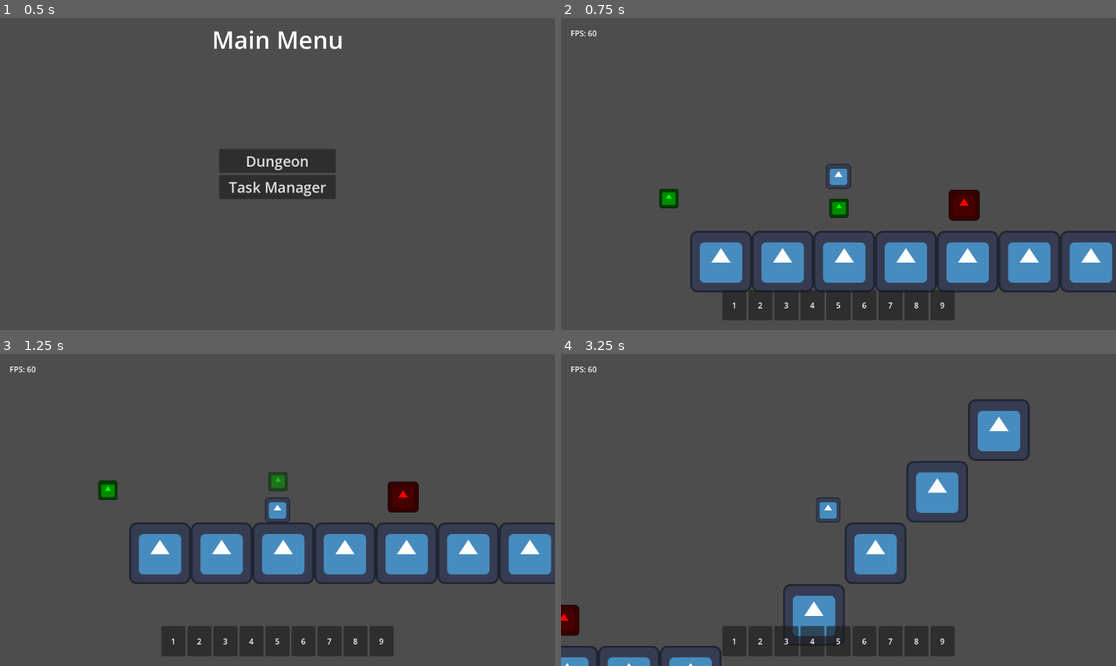
Above: before the commit, frames 1-4 (two rows, left to right).
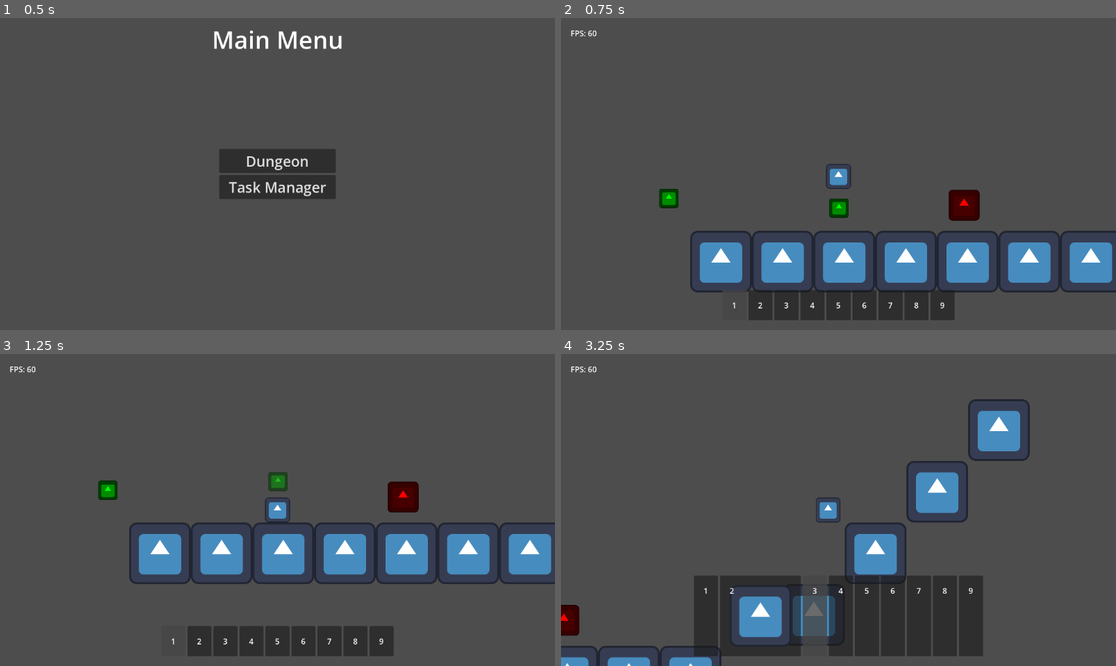
Above: after the commit, the same moments.

Repository: TheHumanMRP/RPG-Life-Tracker
Game: Godot game, scene res://Folders/Systems/Main/Scenes/main_scene.tscn
Same seed, same stepped clock (60 frames per second), same inputs: the game is played once before the commit and once after it. The engine's default icon, where the game draws it, is replaced by a stand-in: a white triangle on a blue panel in a dark square.
Inputs (mouse positions are in pixels of both pictures, inside the frame that each line leads up to):
- Up to frame 1 (0.5 s): no input
- Up to frame 2 (0.75 s): click "Dungeon" at 0.5 s
- Up to frame 3 (1.25 s): no input
- Up to frame 4 (3.25 s): move the mouse to (733, 641) at 1.27 s; hold D (move_right) 1.28-2.78 s; tap T (add_test_sword) at 1.35, 2.85 s; click (733, 641) at 1.42 s; tap Space (jump) at 1.52, 2.27 s; move the mouse to (760, 641) at 2.02 s; tap E (equip_item) at 2.1 s; click (760, 641) at 2.17 s; move the mouse to (788, 641) at 2.77 s; hold A (move_left) from 2.78 s (still down); click (788, 641) at 2.92 s

Frame 1 is identical in both runs. In frame 2, 0.4% of the frame differs, in the area x 29-34%, y 87-97%; in frame 3, 0.4%; in frame 4, 9.2%, in the area x 24-76%, y 71-97%.
Error before the commit: Parse Error: Cannot return value of type "Array[Task]" because the function return type is "TasksSaveData". (res://Folders/Systems/Task-Manager/Backend/task_ma…
Error after the commit: Invalid call. Nonexistent function 'get_max_task_id' in base 'Node (info_getter.gd)'. (res://Folders/Systems/Task-Manager/Backend/task_manager_backend.gd:8)

Commit message:
Auto commit at 2026-09-07 23:42:52

Diff:
--- a/Folders/Systems/Globals/info_getter.gd
+++ b/Folders/Systems/Globals/info_getter.gd
@@ -26,15 +26,17 @@
 # Hotbar
 # ============================================================================
 
-func get_save_data() -> TasksSaveData:
-	return Global.save_data.tasks_save_data
+# Returns the array representing the hotbar slots.
+func get_hotbar() -> Array[int]:
+	return Global.save_data.hotbar_save_data.hotbar_slots
+
+# Returns the currently selected hotbar slot index.
+func get_selected_hotbar_index() -> int:
+	return Global.save_data.hotbar_save_data.selected_hotbar_slot_index
 
 # ============================================================================
 # Task Manager
 # ============================================================================
 
-func get_all_tasks() -> Array[Task]:
-	return Global.save_data.tasks_save_data.all_tasks
-
-func get_max_task_id() -> int:
-	return Global.save_data.tasks_save_data.max_task_id
+func get_tasks_save_data() -> TasksSaveData:
+	return Global.save_data.tasks_save_data
--- a/Folders/Systems/Task-Manager/Backend/task_manager_backend.gd
+++ b/Folders/Systems/Task-Manager/Backend/task_manager_backend.gd
@@ -2,7 +2,7 @@
 extends RefCounted
 
 func get_save_data() -> TasksSaveData:
-	return InfoGetter.get_all_tasks()
+	return InfoGetter.get_tasks_save_data()
 
 func get_max_task_id() -> int:
 	var max_task_id: int = InfoGetter.get_max_task_id()
